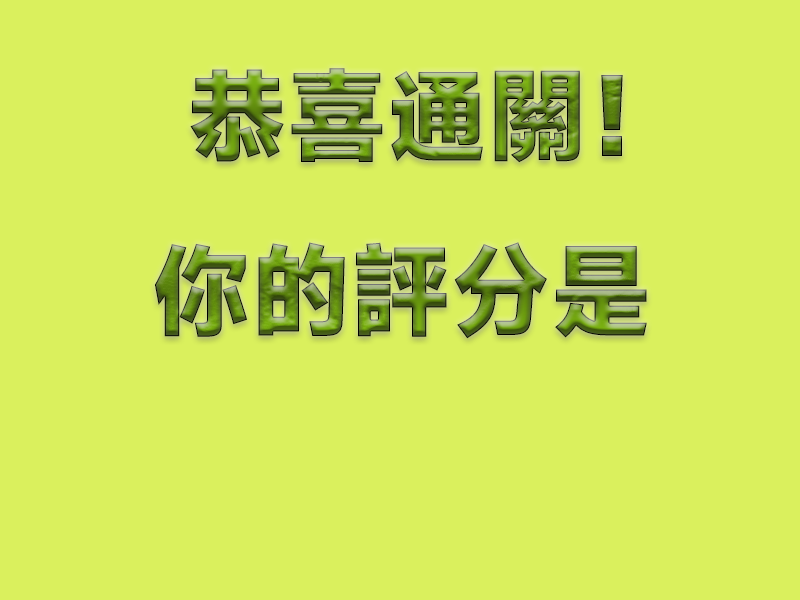
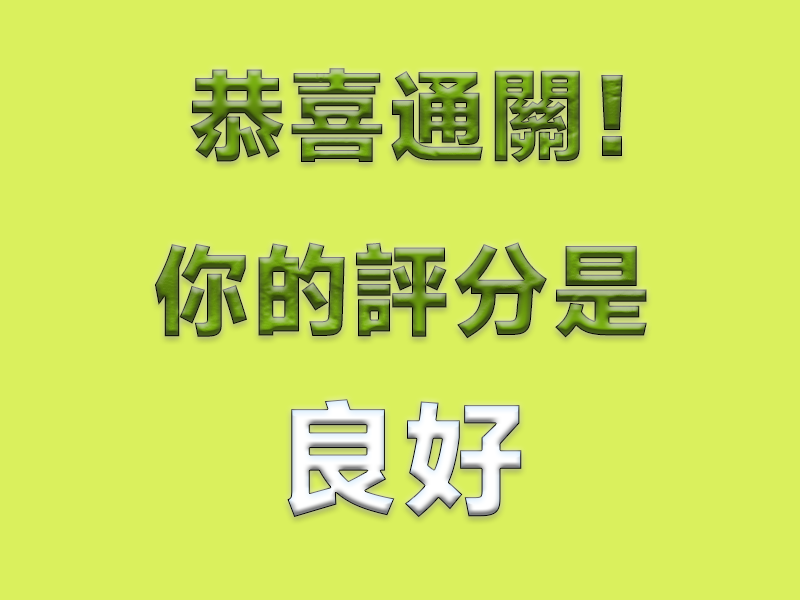
Comparing the layer stacks of the two 800px x 600px images. Changes:
added layer "良好" above "恭喜通關！ 你的評分是" over [287, 399, 522, 517]
